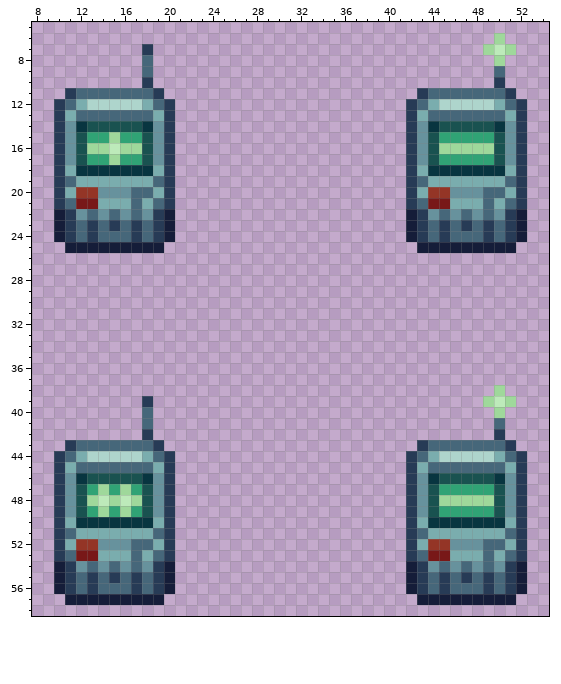
Pixel-art sprite -- Resources/Textures/Objects/Devices/hand_teleporter.rsi/icon.png. Above is the file before it was changed.
The file is 64x64 pixels. Shown: x 8..54, y 5..58.
Once edited:
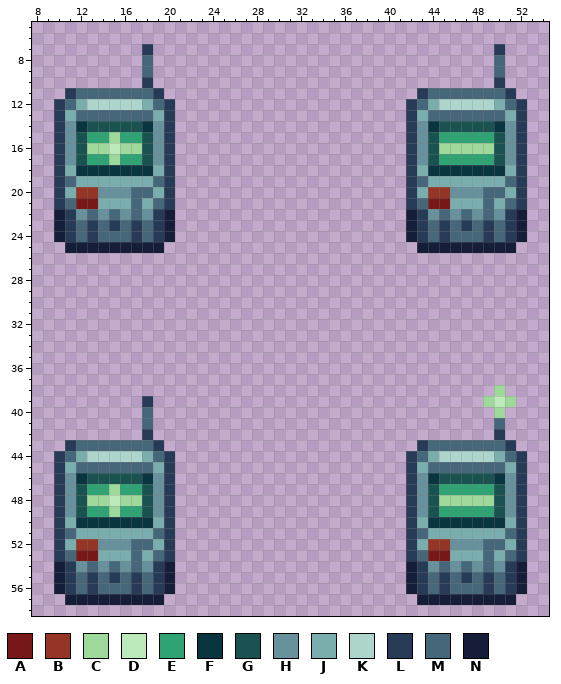
Palette (. is transparent): A #781818  B #943526  C #9fd89b  D #bdeaba  E #30a375  F #083540  G #195250  H #67929d  J #7aadae  K #aed5cc  L #273b56  M #46677a  N #151d39
From old to new:
y 6: x 50 C -> .
y 7: x 49..51 CDC -> .L.
y 8: x 50 C -> M
y 47: x 14..16 CEC -> ECE
y 48: x 14..16 DCD -> CDC
y 49: x 14..16 CEC -> ECE
